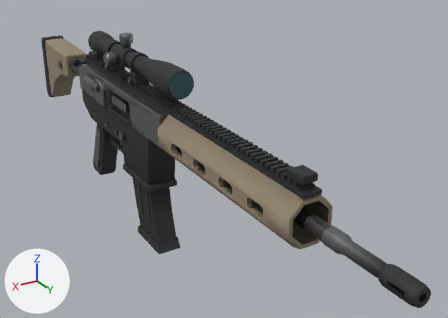
Two versions of the glTF model assets/models/weapons/rifle_ar.glb, one commit apart.
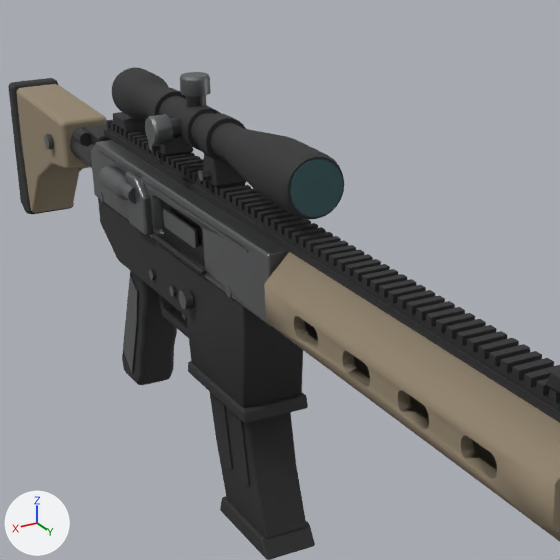
There are two pictures of each version: one whole from a 50 mm camera at (0.365, 0.91, 0.328) aimed at (-0.084, 0.162, -0.046), one close up on the part from 8% to 65% of the width and 0% to 80% of the height. Every picture has the same lights, and +X, +Y and +Z are marked at lower left. The older version's two pictures come first. Where no turn or scale is listed for an object, it has been applied to the vertices. Vertices at exactly the same position are counted once.

The first close-up shows 'Bolt', 'Magazine', 'OpticGlass', 'Receiver'.
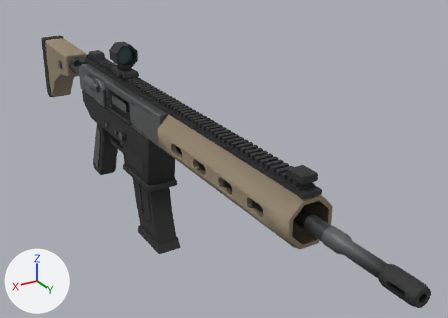
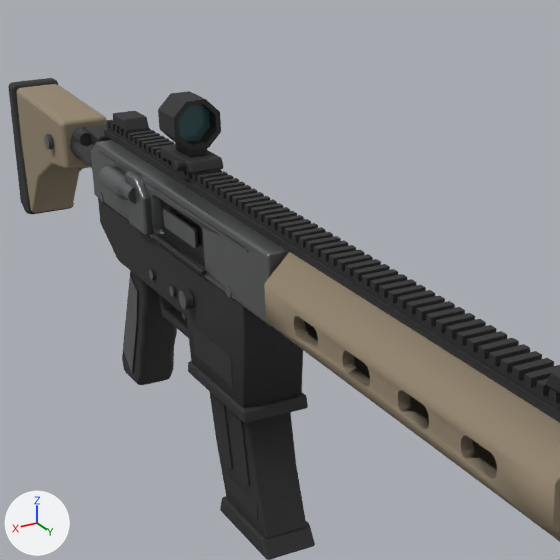
The change, as a diff of the scene's bpy script:
```diff
--- a/assets/models/weapons/rifle_ar.glb.py
+++ b/assets/models/weapons/rifle_ar.glb.py
@@ mat_markings @@
+mat_markings = bpy.data.materials.new('Markings')
+# nodes: BsdfPrincipled, Mix, OutputMaterial, VertexColor
+# colours: black #2c2c2e, mixed with the vertex colours
@@ me_receiver @@
 # used by ob_receiver; location = (0.0, 0.0, 0.0)
-me_receiver.from_pydata(...)  # 2982 vertices, 5788 faces; spans x -0.03..0.039, y -0.418..0.475, z -0.166..0.126
+me_receiver.from_pydata(...)  # 2468 vertices, 4776 faces; spans x -0.03..0.039, y -0.418..0.475, z -0.166..0.108
+# me_receiver part 1: a new loose piece, a box spanning x 0.013..0.0134, y -0.034..0.002, z 0.0595..0.0655, in mat_markings
+# me_receiver part 2: the loose piece of 32 vertices spanning x -0.015..0.015, y -0.012..0.024, z 0.075..0.105 is rebuilt with 32 vertices and now spans x -0.018..0.018, y -0.024..0.006, z 0.072..0.108
+# me_receiver part 3: a new loose piece of 56 vertices spanning x -0.013..0.013, y -0.039..0.019, z 0.059..0.067, in mat_matteblack
+# me_receiver part 4: a new loose piece of 32 vertices spanning x -0.007..0.007, y -0.022..0.004, z 0.066..0.074, in mat_matteblack
+# me_receiver part 5: a new loose piece of 30 vertices spanning x 0.013..0.02, y 0.004..0.012, z 0.059..0.067, in mat_matteblack
+# me_receiver part 6: 8 loose pieces with 368 vertices, spanning x -0.016..0.036, y -0.126..0.062, z 0.059..0.126, are deleted
+# me_receiver part 7: 296 vertices removed from x -0.021..0.021, y -0.126..0.19, z 0.059..0.111
+# me_receiver part 8: 1502 kept faces spanning x -0.03..0.038, y -0.402..0.475, z -0.13..0.068 get new vertex colours
+# other edits to the shape of me_receiver do not show in these pictures
 me_receiver.materials.append(mat_gunmetal)
@@ me_receiver @@
 me_receiver.materials.append(mat_tan)
-me_receiver.materials.append(mat_opticglass)
+me_receiver.materials.append(mat_markings)
@@ me_sightglass @@
+me_sightglass.from_pydata(...)  # a 16-sided cylinder along y spanning x -0.0156..0.0156, y -0.0065..-0.0055, z 0.0744..0.1056
+me_sightglass.materials.append(mat_opticglass)
@@ ob_opticglass @@
-ob_opticglass = bpy.data.objects.new('OpticGlass', me_opticglass)
-ob_opticglass.location = (0.0, 0.0, 0.0)
@@ ob_sightglass @@
+ob_sightglass = bpy.data.objects.new('SightGlass', me_sightglass)
+ob_sightglass.location = (0.0, 0.0, 0.0)
```

Changed parts and their boxes (x1, y1, x2, y2) in the close-ups (560 x 560 px):
'Receiver', reshaped: before (8, 67, 560, 541); after (8, 78, 560, 541)
'OpticGlass', deleted: before (290, 159, 343, 217)
'SightGlass', added: after (179, 105, 210, 141)
part 1 of me_receiver, added: after (162, 149, 181, 163)
part 2 of me_receiver, rebuilt: before (169, 99, 222, 151); after (158, 91, 221, 151)
part 3 of me_receiver, added: after (161, 144, 223, 173)
part 4 of me_receiver, added: after (175, 142, 207, 157)
part 5 of me_receiver, added: after (173, 159, 186, 172)
part 6 of me_receiver, deleted: before (145, 72, 246, 187)
part 7 of me_receiver, deleted: before (112, 67, 344, 220)
part 8 of me_receiver, edited (looks the same): (11, 81, 560, 485) in both
